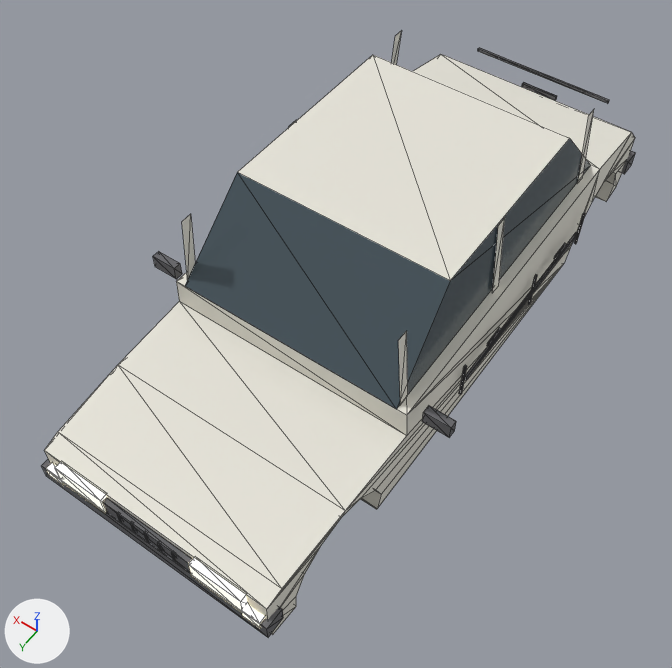
One commit to the glTF model game/assets/models/cars/vaz_2106.glb: the scene before it, then after it.
Rendered twice from a camera (50 mm lens) standing at (-1.94, 3.16, 4.23) and looking at (-0.01, 0.46, -0.02). Every picture has the same lights, and +X, +Y and +Z are marked at lower left. The first picture is the older version. Mesh edges are drawn as thin lines. Vertices at exactly the same position are counted once.

Objects in the first picture: 'car_body'.
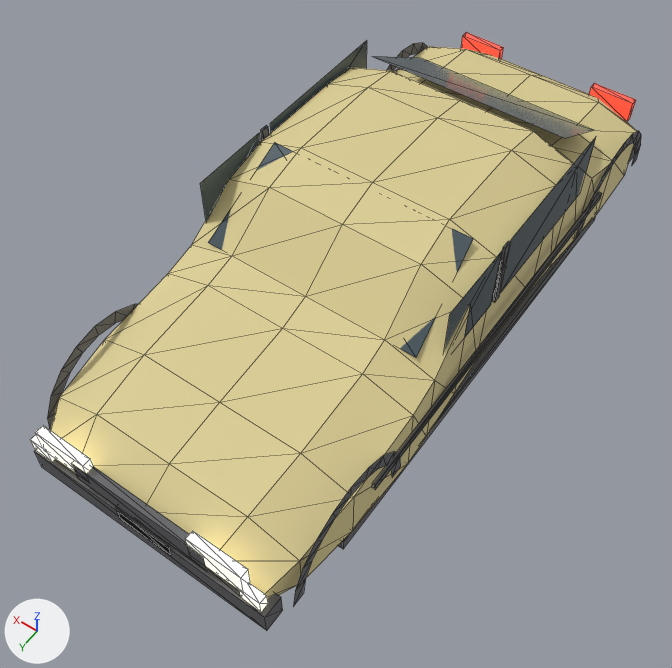
Changed parts and their boxes (x1, y1, x2, y2) in the pictures (672 x 668 px):
'car_body', recoloured, reshaped: before (42, 30, 636, 637); after (31, 32, 641, 630)
part 1 of me_mesh_0, added: after (492, 241, 511, 303)
part 2 of me_mesh_0, added: after (373, 192, 602, 490)
part 3 of me_mesh_0, added: after (261, 125, 269, 140)
part 4 of me_mesh_0, added: after (34, 450, 283, 630)
part 5 of me_mesh_0, added: after (72, 464, 208, 571)
part 6 of me_mesh_0, added: after (338, 216, 596, 549)
part 7 of me_mesh_0, added: after (116, 506, 171, 555)
part 8 of me_mesh_0, added: after (185, 531, 251, 592)
part 9 of me_mesh_0, added: after (239, 584, 268, 612)
part 10 of me_mesh_0, added: after (36, 426, 93, 473)
part 11 of me_mesh_0, added: after (31, 435, 55, 462)
part 12 of me_mesh_0, added (red): after (589, 83, 636, 121)
part 13 of me_mesh_0, added (red): after (461, 32, 503, 59)
part 14 of me_mesh_0, rebuilt: before (44, 54, 635, 635); after (50, 46, 637, 599)
part 15 of me_mesh_0, deleted: before (42, 30, 636, 637)
part 16 of me_mesh_0, built on: before (185, 55, 591, 409); after (47, 41, 641, 606)

The change, as a diff of the scene's bpy script:
```diff
--- a/game/assets/models/cars/vaz_2106.glb.py
+++ b/game/assets/models/cars/vaz_2106.glb.py
@@ mat_material_0 @@
 mat_material_0 = principled_material('Material_0')
-mat_material_0.base_color = (0.8, 0.78, 0.7)  # white #e7e5da
+mat_material_0.base_color = (0.72, 0.62, 0.3)  # beige #ddce95
 mat_material_0.metallic = 0.05
@@ me_mesh_0 @@
 # used by ob_car_body; location = (0.0, 0.0, 0.0)
-me_mesh_0.from_pydata(...)  # 350 vertices, 526 faces; spans x -0.98..0.98, y -2.05..2.05, z -0.34..0.84
+me_mesh_0.from_pydata(...)  # 364 vertices, 532 faces; spans x -0.82..0.82, y -2.05..2.05, z -0.21..0.89
+# me_mesh_0 part 1: a new loose piece, a box spanning x -0.775..-0.761, y 0.025..0.075, z 0.42..0.84, in mat_material_2 (dark grey #69696c)
+# me_mesh_0 part 2: a new loose piece, a box spanning x -0.816..-0.796, y -1.252..1.252, z 0.165..0.215, in mat_material_2 (dark grey #69696c)
+# me_mesh_0 part 3: a new loose piece, a box spanning x 0.761..0.775, y 0.025..0.075, z 0.42..0.84, in mat_material_2 (dark grey #69696c)
+# me_mesh_0 part 4: a new loose piece, a box spanning x -0.75..0.75, y 1.93..2.05, z -0.07..0.09, in mat_material_2 (dark grey #69696c)
+# me_mesh_0 part 5: a new loose piece, a box spanning x -0.416..0.416, y 2.0..2.05, z 0.155..0.305, in mat_material_2 (dark grey #69696c)
+# me_mesh_0 part 6: a new loose piece, a box spanning x -0.768..0.768, y -1.454..1.454, z -0.21..-0.13, in mat_material_2 (dark grey #69696c)
+# me_mesh_0 part 7: a new loose piece, a box spanning x -0.17..0.17, y 2.03..2.05, z 0.01..0.13, in mat_material_2 (dark grey #69696c)
+# me_mesh_0 part 8: a new loose piece, a box spanning x -0.64..-0.32, y 1.999..2.049, z 0.205..0.375, in mat_material_3 (pale yellow #fff9e7, glowing beige #fff3d3)
+# me_mesh_0 part 9: a new loose piece, a box spanning x -0.732..-0.612, y 1.999..2.049, z 0.12..0.22, in mat_material_3 (pale yellow #fff9e7, glowing beige #fff3d3)
+# me_mesh_0 part 10: a new loose piece, a box spanning x 0.32..0.64, y 1.999..2.049, z 0.205..0.375, in mat_material_3 (pale yellow #fff9e7, glowing beige #fff3d3)
+# me_mesh_0 part 11: a new loose piece, a box spanning x 0.612..0.732, y 1.999..2.049, z 0.12..0.22, in mat_material_3 (pale yellow #fff9e7, glowing beige #fff3d3)
+# me_mesh_0 part 12: a new loose piece, a box spanning x -0.646..-0.346, y -2.049..-1.999, z 0.195..0.345, in mat_material_4 (red #e75950, glowing red #cb3827)
+# me_mesh_0 part 13: a new loose piece, a box spanning x 0.346..0.646, y -2.049..-1.999, z 0.195..0.345, in mat_material_4 (red #e75950, glowing red #cb3827)
+# me_mesh_0 part 14: the loose piece of 62 vertices spanning x -0.77..0.77, y -2.0..2.01, z -0.34..0.34 is rebuilt with 132 vertices and now spans x -0.8..0.8, y -2.02..2.02, z -0.15..0.89
+# me_mesh_0 part 15: 38 loose pieces with 280 vertices, spanning x -0.98..0.98, y -2.05..2.05, z -0.25..0.84, are deleted
+# me_mesh_0 part 16: 8 vertices removed from x -0.7..0.7, y -1.3..0.9, z 0.34..0.84; 112 vertices added at x -0.8..0.8, y -1.91..1.91, z 0.01..0.87
+# other edits to the shape of me_mesh_0 do not show in these pictures
 me_mesh_0.materials.append(mat_material_0)
```
